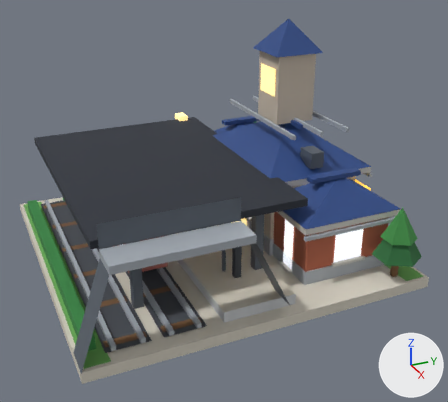
Two versions of the glTF model public/models/32.glb, one commit apart.
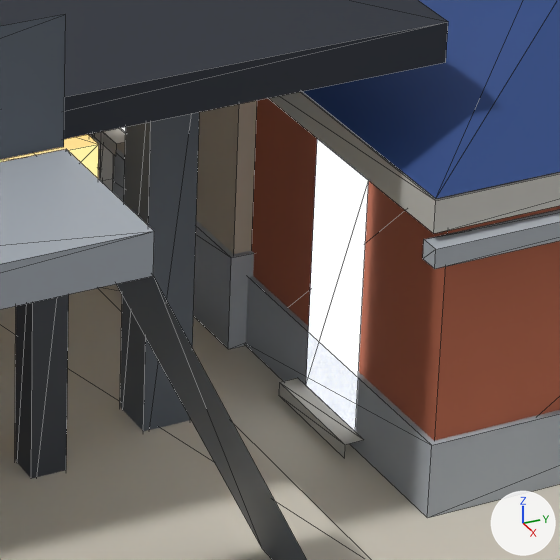
Each version is shown whole from a 50 mm camera at (1.589, -0.637, 0.932) aimed at (0.092, 0.036, 0.183), then close up on the part from 51% to 73% of the width and 48% to 73% of the height. The lights are fixed; the arrows at lower right show +X, +Y and +Z. The last two pictures show the newer version. The close-ups show mesh edges as thin lines. Vertices at exactly the same position are counted once.

Objects in the first close-up: 'b32'.
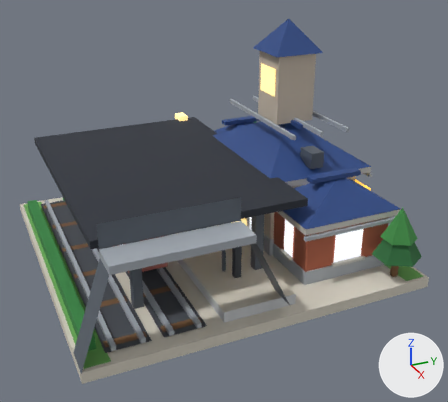
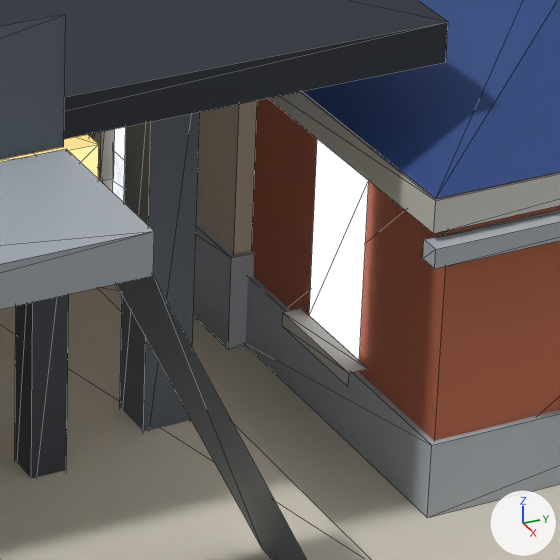
What changed in the scene script:
```text
Change me_b32:
    where me_b32.from_pydata(...)  # 827 vertices, 882 faces; spans x -0.498..0.498, y -0.48..0.48, z 0.0..0.67
    used by ob_b32; location = (0.0, 0.0, 0.0)
    me_b32 part 1: the loose piece of 6 vertices spanning x -0.083..0.083, y 0.126..0.137, z 0.092..0.1 is moved by (0.0, 0.0, -0.046)
    me_b32 part 2: the loose piece of 6 vertices spanning x 0.247..0.313, y 0.137..0.147, z 0.032..0.039 is moved by (0.0, 0.0, 0.04)
    me_b32 part 3
    me_b32.vertices[328].co: (-0.075, 0.137, 0.1) -> (-0.075, 0.137, 0.054)
    me_b32.vertices[329].co: (0.075, 0.137, 0.1) -> (0.075, 0.137, 0.054)
    me_b32.vertices[330].co: (0.075, 0.137, 0.229) -> (0.075, 0.137, 0.236)
    me_b32.vertices[331].co: (-0.075, 0.137, 0.229) -> (-0.075, 0.137, 0.236)
    me_b32 part 4
    me_b32.vertices[336].co: (0.255, 0.147, 0.039) -> (0.255, 0.147, 0.079)  # pixel (305, 385) -> pixel (309, 315)
    me_b32.vertices[337].co: (0.305, 0.147, 0.039) -> (0.305, 0.147, 0.079)  # pixel (355, 431) -> pixel (359, 360)
```

Pixel boxes [x1, y1, x2, y2] of what changed, in the close-ups (560 x 560 px; the box of a moved part takes in the faces that stretch with it):
part 1 of me_b32, moved or reshaped (not visible afterwards): before [92, 128, 125, 156]
part 2 of me_b32, moved or reshaped: before [279, 378, 363, 457]; after [282, 308, 368, 386]
part 3 of me_b32, moved or reshaped (mostly hidden before): before [121, 127, 126, 132]; after [113, 127, 126, 202]
part 4 of me_b32, moved or reshaped: before [306, 138, 369, 431]; after [309, 138, 369, 360]
